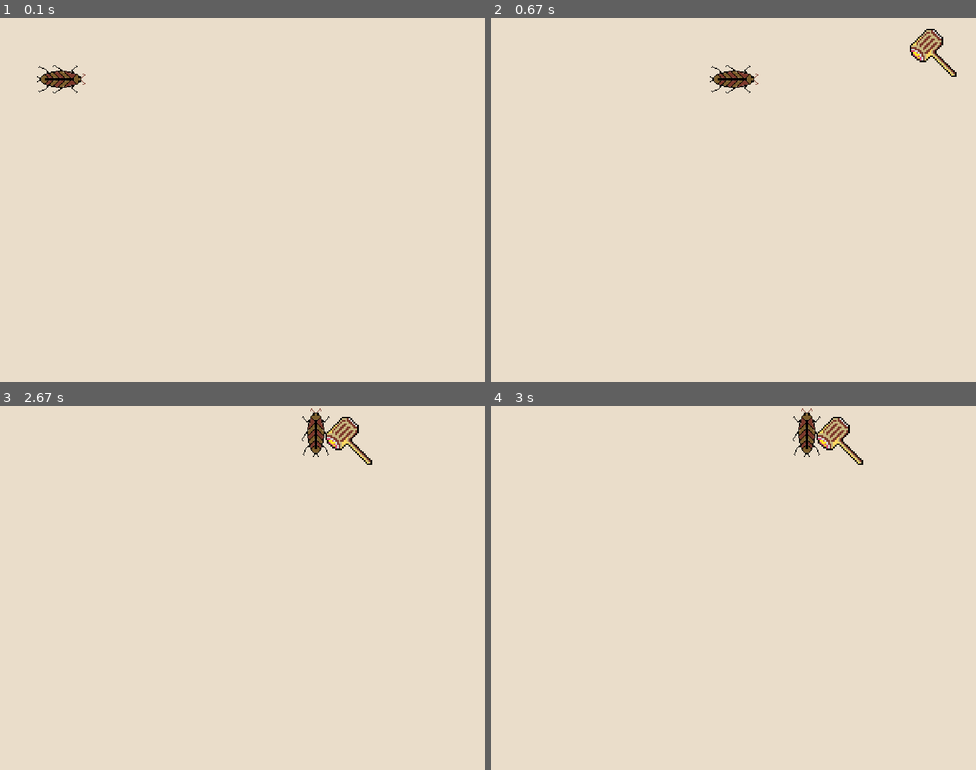
Above: before the commit, frames 1-4 (two rows, left to right).
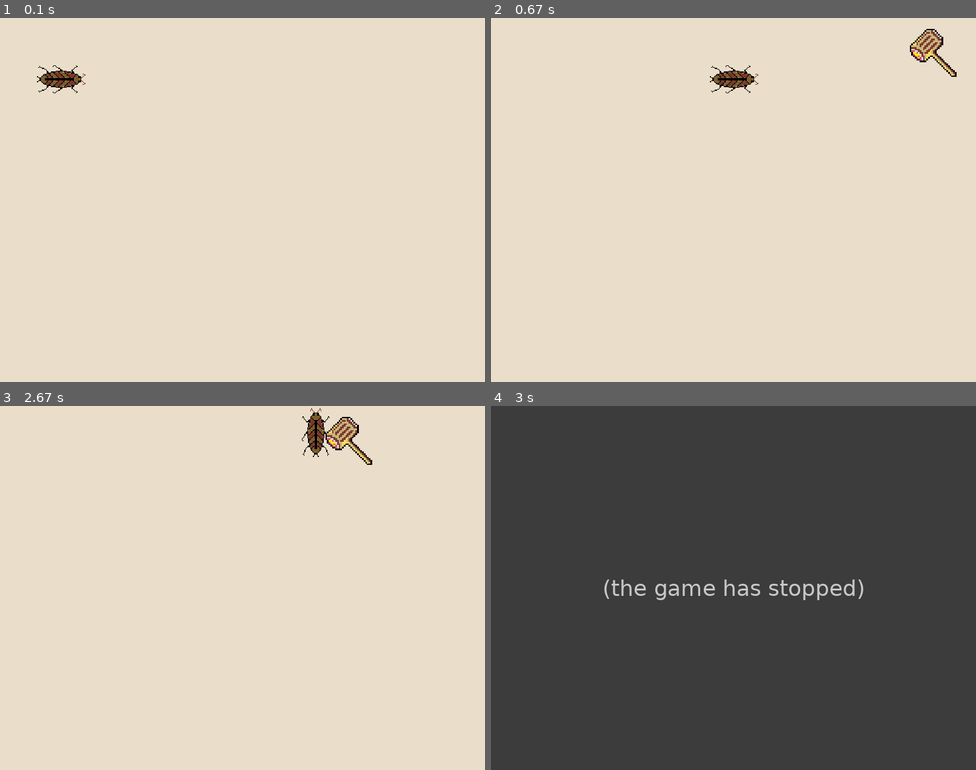
Above: after the commit, the same moments.

Repository: ejbee3/pygame_tut_rp
Game: pygame game, started from main.py
Two runs of this game, one before a commit and one after it. Both use one fixed random seed, a clock stepped at 60 frames per second and the inputs below.
Inputs:
- Up to frame 1 (0.1 s): no input
- Up to frame 2 (0.67 s): hold D from 0.33 s (still down)
- Up to frame 3 (2.67 s): release D at 0.8 s; hold W 0.83-1.13 s
- Up to frame 4 (3 s): no input

Frames 1-3 are identical in both runs. In frame 4, 100% of the frame differs, in the area x 0-100%, y 0-100%.
After the commit the program exited at 2.87 s; later frames show no game.

Commit message:
change time delay back

Diff:
--- a/main.py
+++ b/main.py
@@ -172,7 +172,7 @@
     if pygame.sprite.spritecollideany(player, enemies):
         # If so, then remove the player and stop the loop
         crunch_sound.play()
-        pygame.time.wait(30000)
+        pygame.time.wait(2000)
         player.kill()
         running = False
 
